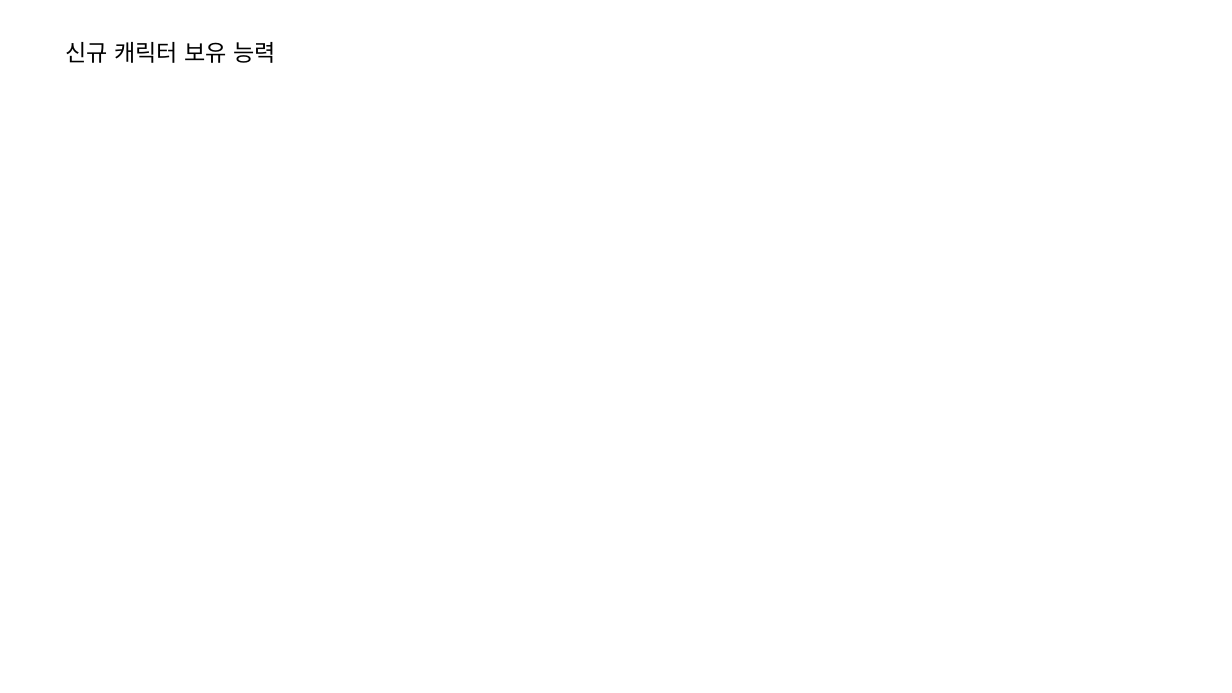
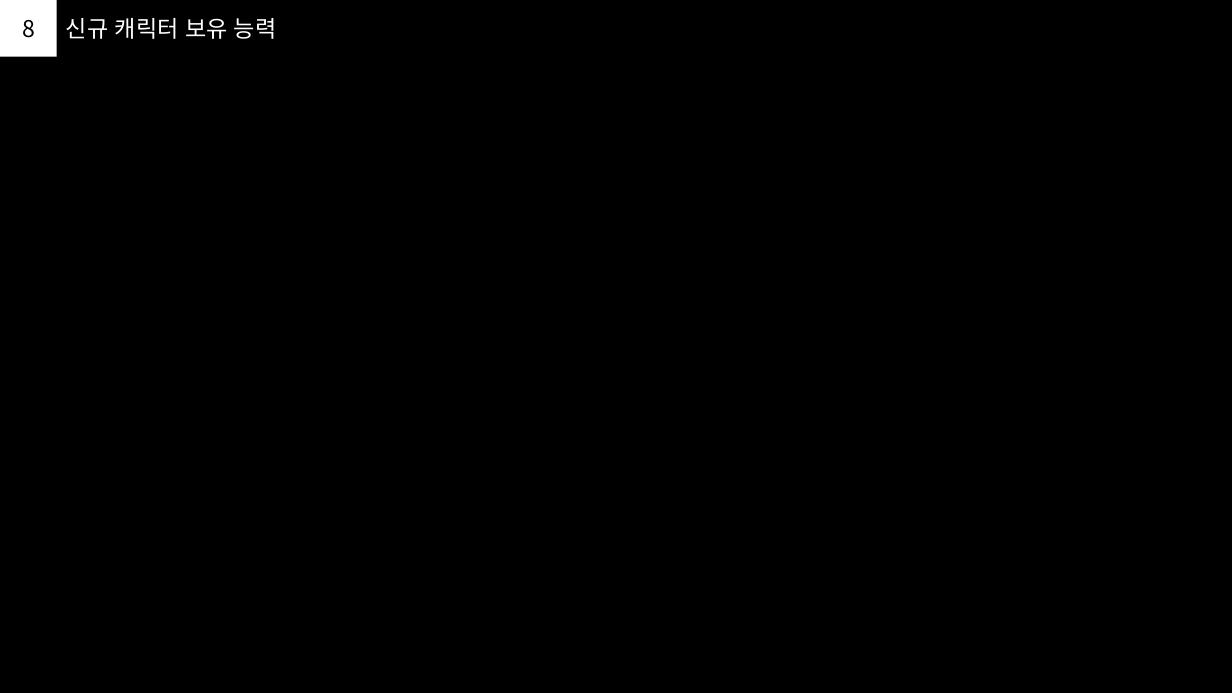
Before and after one commit to PhenomJ/GameDesign, a slide deck: slide 9 of 가디언 테일즈/1. PPT/신규_캐릭터_기획.pptx. Drawn at 1232x693 pixels with LibreOffice and Linux fonts; fonts in the diff are those of the drawing. Boxes give left, top, right and bottom in pixels: in the first picture for what was removed or moved away, otherwise in the second. Text is boxed around its words. In the diff, an @@ line names an element or a change of style, - is before the commit and + after.

```diff
--- a/가디언 테일즈/1. PPT/신규_캐릭터_기획.pptx
+++ b/가디언 테일즈/1. PPT/신규_캐릭터_기획.pptx
@@ background #FFFFFF to #000000 @@
@@ rectangle added at [0, 0, 56, 56], fill #FFFFFF, 18 pt, text #000000 @@
+8
@@ text "신규 캐릭터 보유 능력": place and size @@
-text "신규 캐릭터 보유 능력" at [65, 42, 276, 63]
+text "신규 캐릭터 보유 능력" at [66, 18, 277, 39]
@@ text "신규 캐릭터 보유 능력" at [66, 18, 277, 39]: text colour #000000 to #FFFFFF @@
```
Also in this commit, not shown: 10 other slides changed, 1 slide added, 1 slide removed.
